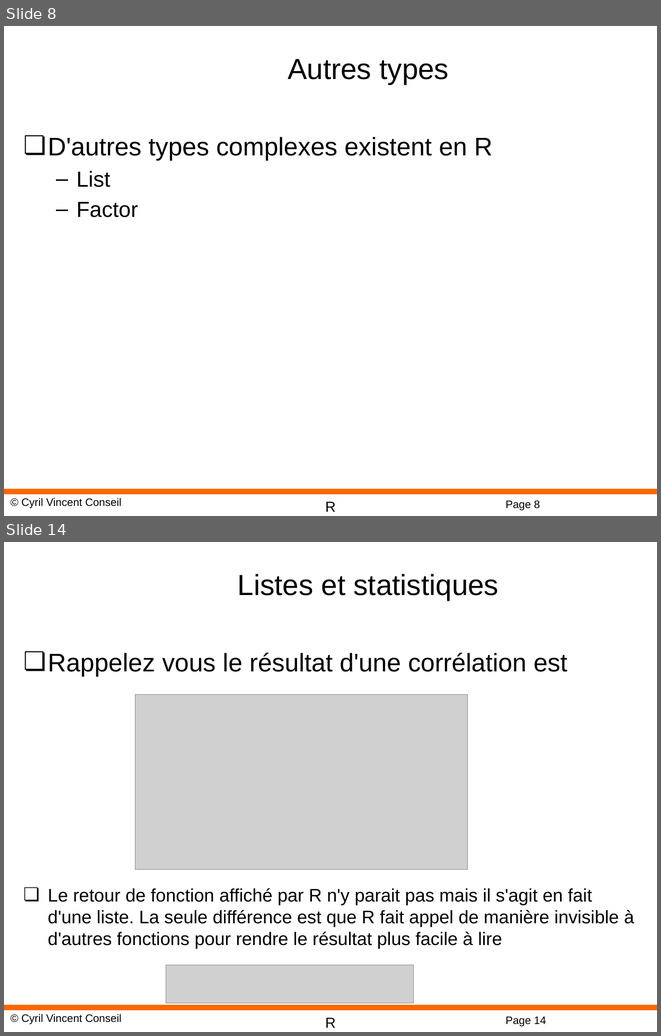
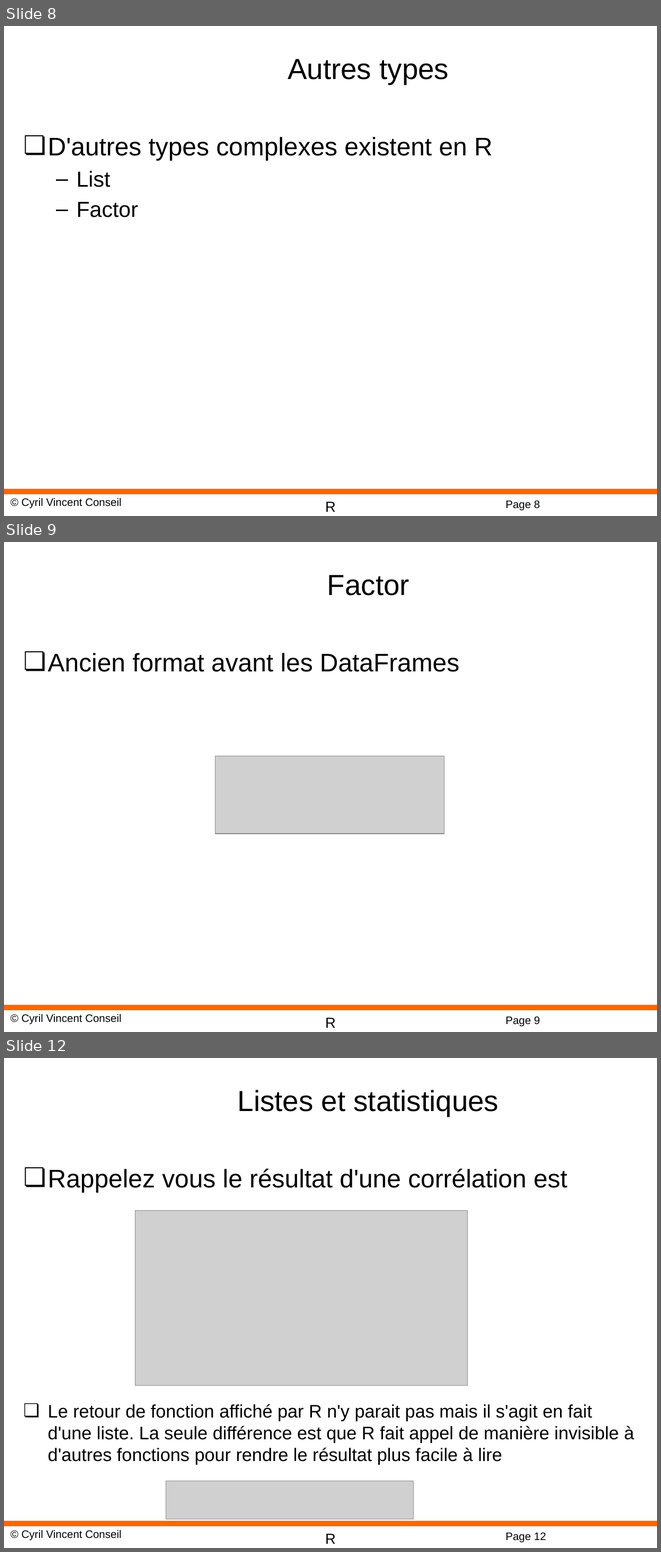
Before and after one commit to cyrilvincent/R, a slide deck: ppt/R-10-Dataframe.pptx. Shown one above the other, each under a label of ours: slides 8 and 14 before the commit, slides 8, 9 and 12 after it; the slides between them are not shown. The pictures are 661x1036 and 661x1552 pixels, drawn with LibreOffice and Linux fonts; fonts in the diff are those of the drawing; grey boxes stand for pictures; background and template pictures are left out. Boxes give left, top, right and bottom in pixels: in the first picture for what was removed or moved away, otherwise in the second. Text is boxed around its words. In the diff, an @@ line names an element or a change of style, - is before the commit and + after.

```diff
--- a/ppt/R-10-Dataframe.pptx
+++ b/ppt/R-10-Dataframe.pptx
@@ slide 9 added at bbox=[4, 542, 657, 1032], background #FFFFFF; not listed: 4 template elements that a slide beside it also shows @@
@@ title added at bbox=[327, 575, 409, 596], 32 pt, text #000000 @@
+Factor
@@ text added at bbox=[48, 653, 459, 672], 28 pt, text #000000 @@
+❏ Ancien format avant les DataFrames
@@ picture added at bbox=[215, 756, 444, 834] @@
@@ what was slide 14 is now slide 12 @@
@@ page number at bbox=[505, 1532, 546, 1542]: text changed @@
-Page 14
+Page 12
```
Also in this commit, not shown: 2 slides changed, 3 slides removed, 2 other files.
